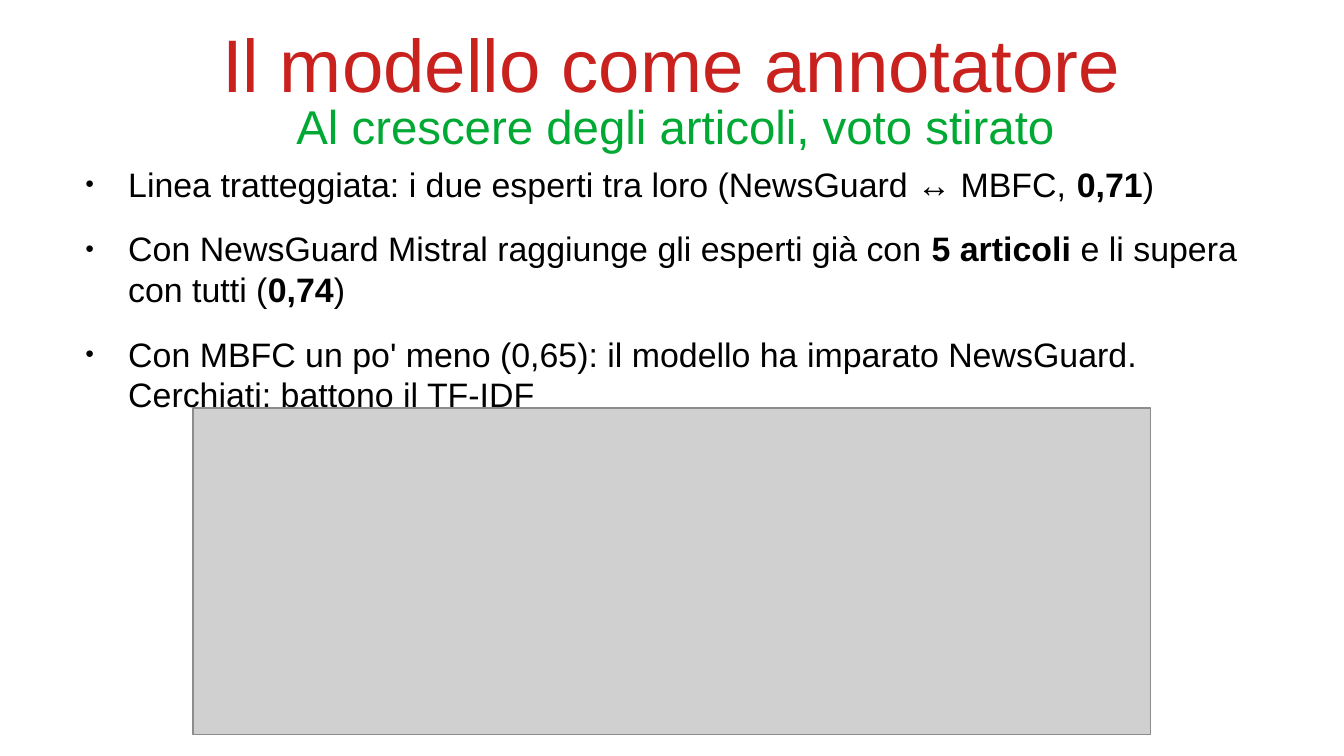
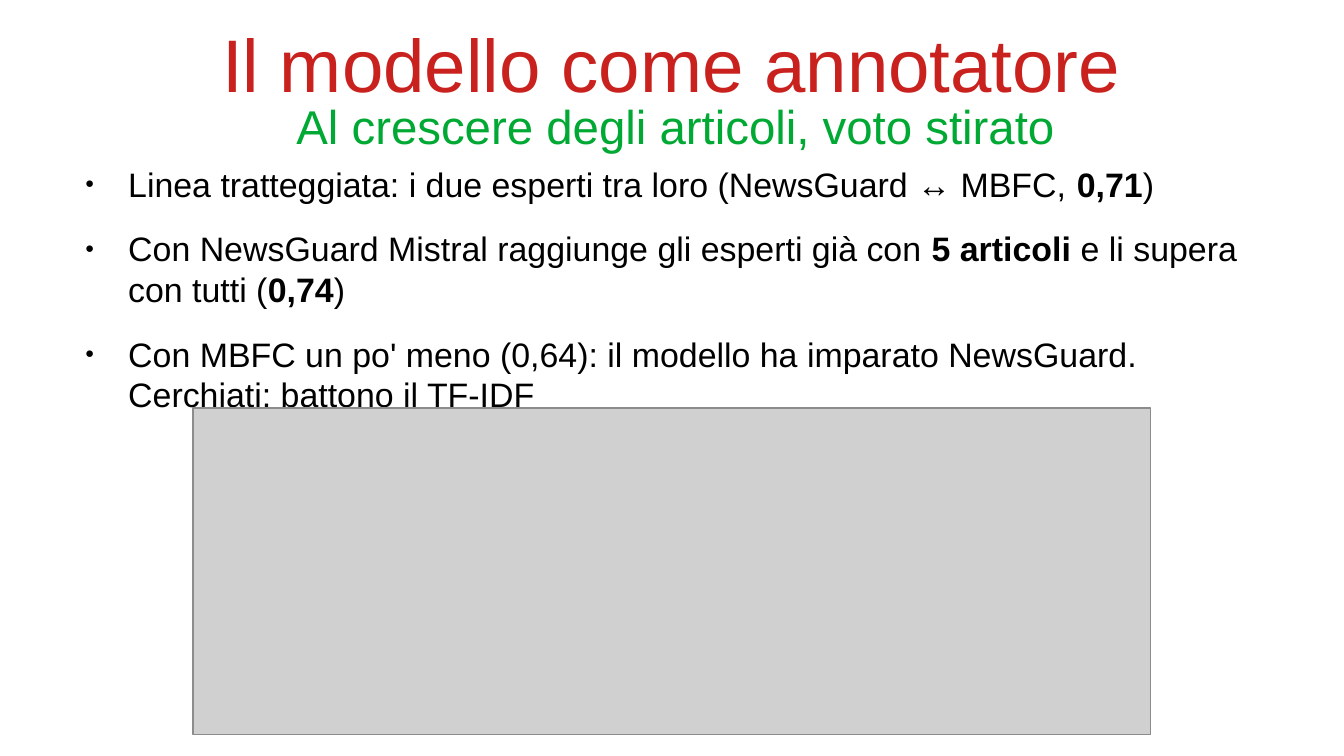
Before and after one commit to bianchi-john/PublisherClassification, a slide deck: slide 52 of Presentazioni/Stato finale/FinalState.odp (slide 38 before the commit). Drawn at 1344x756 pixels with LibreOffice and Linux fonts; fonts in the diff are those of the drawing; grey boxes stand for pictures. Boxes give left, top, right and bottom in pixels: in the first picture for what was removed or moved away, otherwise in the second. Text is boxed around its words. In the diff, an @@ line names an element or a change of style, - is before the commit and + after.

```diff
--- a/Presentazioni/Stato finale/FinalState.odp
+++ b/Presentazioni/Stato finale/FinalState.odp
@@ text at (128,342,1136,414): text changed @@
-● Con MBFC un po' meno (0,65): il modello ha imparato NewsGuard. Cerchiati: battono il TF-IDF
+● Con MBFC un po' meno (0,64): il modello ha imparato NewsGuard. Cerchiati: battono il TF-IDF
```
Also in this commit, not shown: 9 other slides changed, 18 slides added, 4 slides removed, 43 other files.
